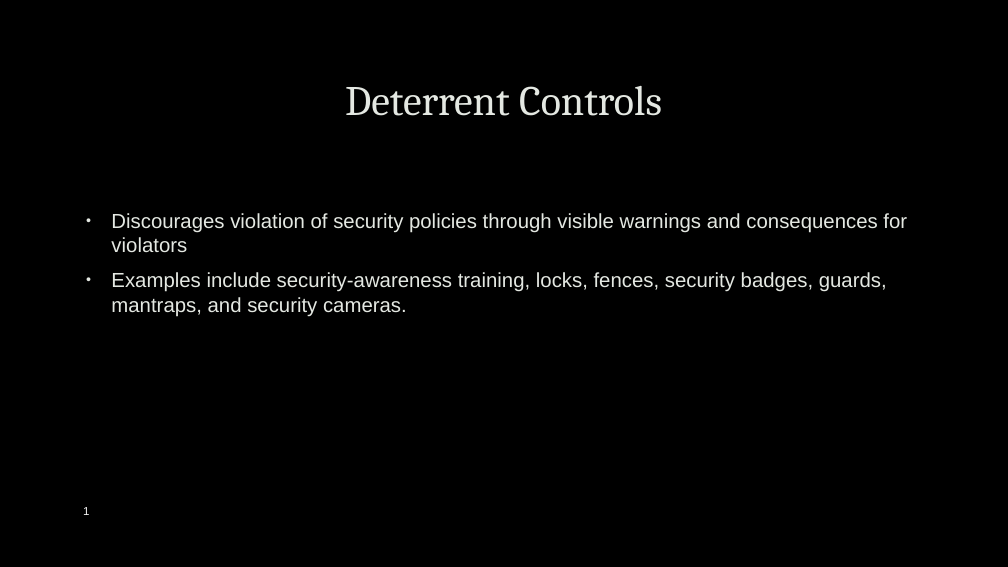
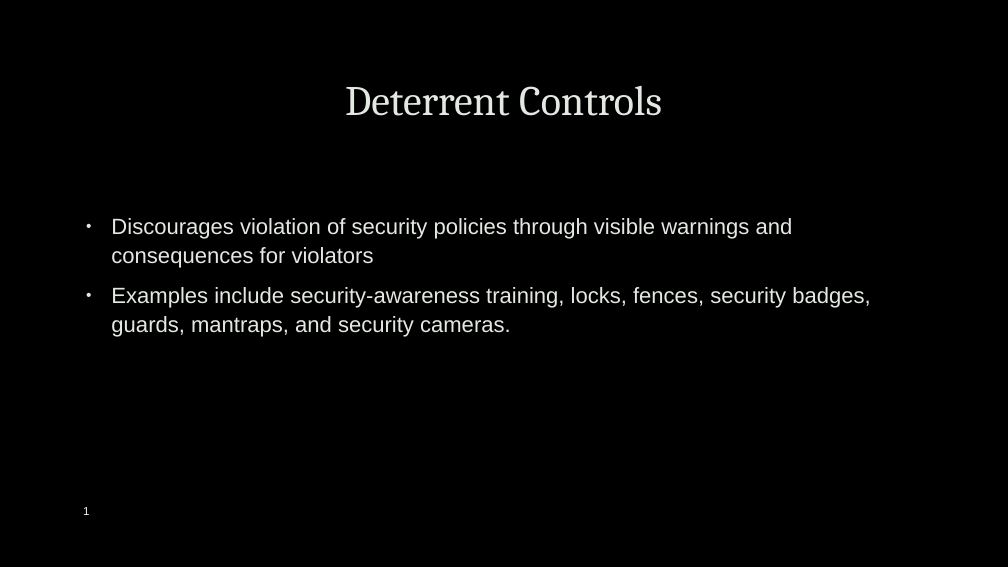
Before and after one commit to uwacsp/cits1003, a slide deck: slide 23 of Lectures/CITS1003-7 Security Management.pptx (slide 24 before the commit). Drawn at 1008x567 pixels with LibreOffice and Linux fonts; fonts in the diff are those of the drawing; background and template pictures are left out. Boxes give left, top, right and bottom in pixels: in the first picture for what was removed or moved away, otherwise in the second. Text is boxed around its words. In the diff, an @@ line names an element or a change of style, - is before the commit and + after.

```diff
--- a/Lectures/CITS1003-7 Security Management.pptx
+++ b/Lectures/CITS1003-7 Security Management.pptx
@@ text "Discourages violation of security policies ..." at <box>111,218,870,337</box>: size 19.4 to 21 pt; line spacing 1 to 1.1 @@
```
Also in this commit, not shown: 9 other slides changed, 2 slides removed.
